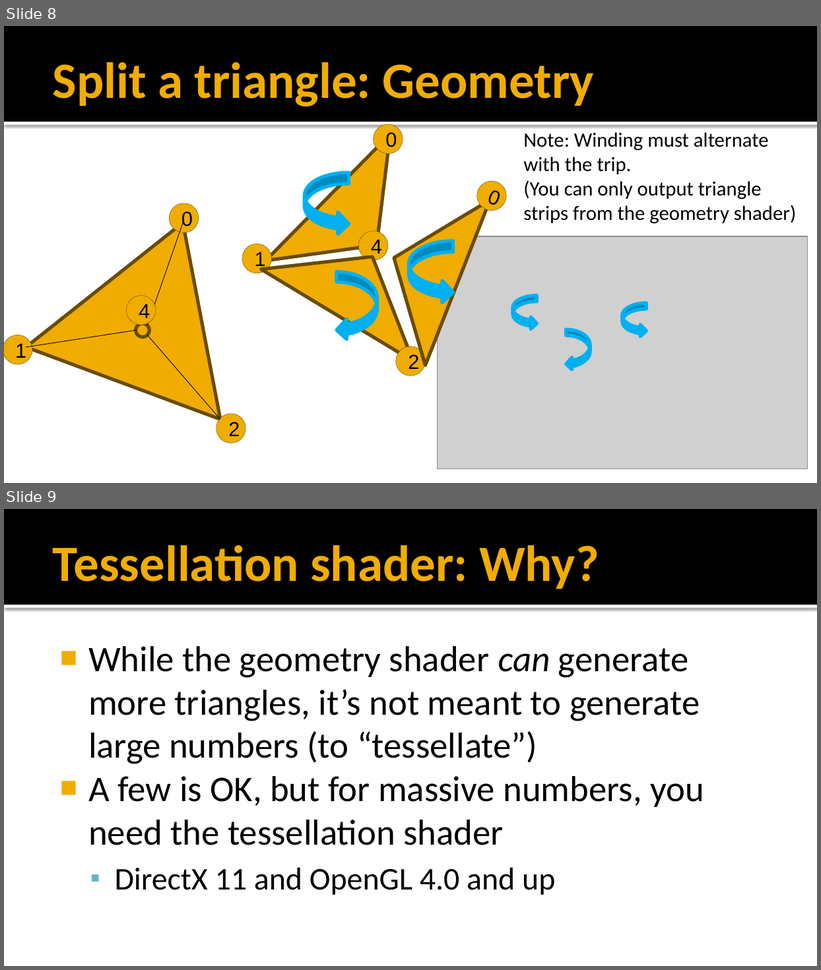
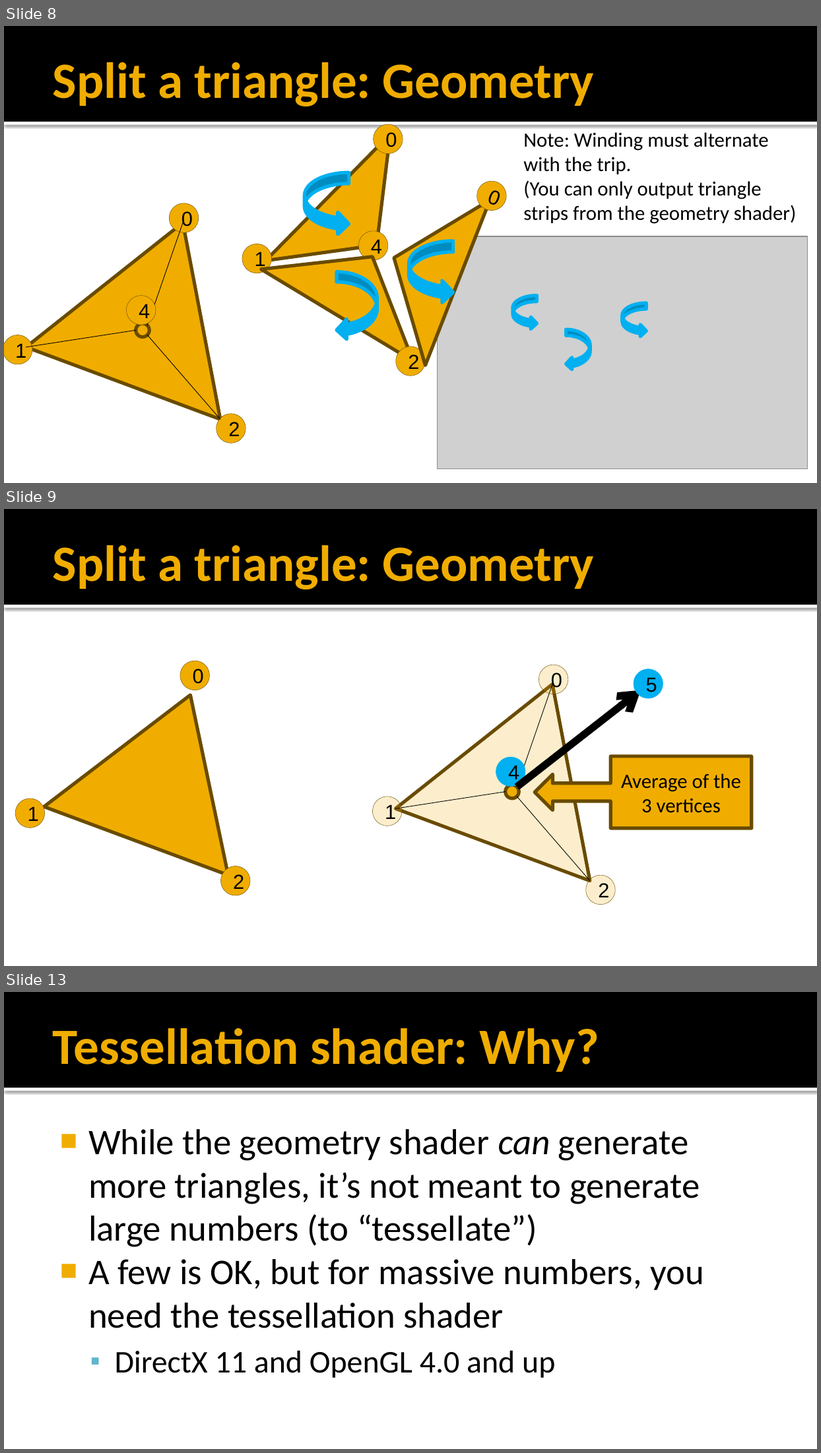
Before and after one commit to FeeneyCodes/GDP202425, a slide deck: 6020_Graph_2_(2025)/Day2Day/Week_10_Geometry_Tessellation/6020_W10_Geometry_Tessellation.pptx. Shown one above the other, each under a label of ours: slides 8 and 9 before the commit, slides 8, 9 and 13 after it; the slides between them are not shown. The pictures are 821x970 and 821x1453 pixels, drawn with LibreOffice and Linux fonts; fonts in the diff are those of the drawing; grey boxes stand for pictures. Boxes give left, top, right and bottom in pixels: in the first picture for what was removed or moved away, otherwise in the second. Text is boxed around its words. In the diff, an @@ line names an element or a change of style, - is before the commit and + after.

Commit message:
Code back to the 'split triangle into 3 triangles' geometry shader.

```diff
--- a/6020_Graph_2_(2025)/Day2Day/Week_10_Geometry_Tessellation/6020_W10_Geometry_Tessellation.pptx
+++ b/6020_Graph_2_(2025)/Day2Day/Week_10_Geometry_Tessellation/6020_W10_Geometry_Tessellation.pptx
@@ slide 9 added at (4,509,817,966), background #FFFFFF; not listed: 2 template elements that a slide beside it also shows @@
@@ title added at (53,545,595,590), 45 pt, text #F0AD00, bold @@
+Split a triangle: Geometry
@@ triangle added at (44,661,283,876), fill #F0AD00, outline #694C00 3 pt @@
@@ ellipse added at (180,661,210,691), fill #F0AD00, outline #694C00 0.25 pt, 18 pt, text #000000 @@
+0
@@ triangle added at (395,648,649,881), fill #F0AD00 at 20% opacity, outline #694C00 3 pt @@
@@ ellipse added at (539,665,568,694), fill #F0AD00 at 20% opacity, outline #694C00 0.25 pt, 18 pt, text #000000 @@
+0
@@ line added from (553, 685) to (517, 787), #000000 0.5 pt @@
@@ ellipse added at (634,669,663,698), fill #00B0F0, outline #00B0F0 0.25 pt, 18 pt, text #000000 @@
+5
@@ arrow added from (517, 787) to (641, 691), #000000 6.5 pt @@
@@ ellipse added at (496,757,525,786), fill #00B0F0, outline #00B0F0 0.25 pt, 18 pt, text #000000 @@
+4
@@ left arrow callout added at (535,757,752,828), fill #F0AD00, outline #694C00 3 pt, 18 pt, text #000000 @@
+Average of the 3 vertices
@@ ellipse added at (506,786,519,799), fill #F0AD00, outline #694C00 3 pt @@
@@ ellipse added at (15,799,45,828), fill #F0AD00, outline #694C00 0.25 pt, 18 pt, text #000000 @@
+1
@@ ellipse added at (372,797,401,826), fill #F0AD00 at 20% opacity, outline #694C00 0.25 pt, 18 pt, text #000000 @@
+1
@@ line added from (396, 809) to (506, 792), #000000 0.5 pt @@
@@ line added from (517, 797) to (590, 881), #000000 0.5 pt @@
@@ ellipse added at (221,867,250,896), fill #F0AD00, outline #694C00 0.25 pt, 18 pt, text #000000 @@
+2
@@ ellipse added at (586,876,615,905), fill #F0AD00 at 20% opacity, outline #694C00 0.25 pt, 18 pt, text #000000 @@
+2
@@ what was slide 9 is now slide 13 @@
```
Also in this commit, not shown: 3 other slides added, 4 other files.
